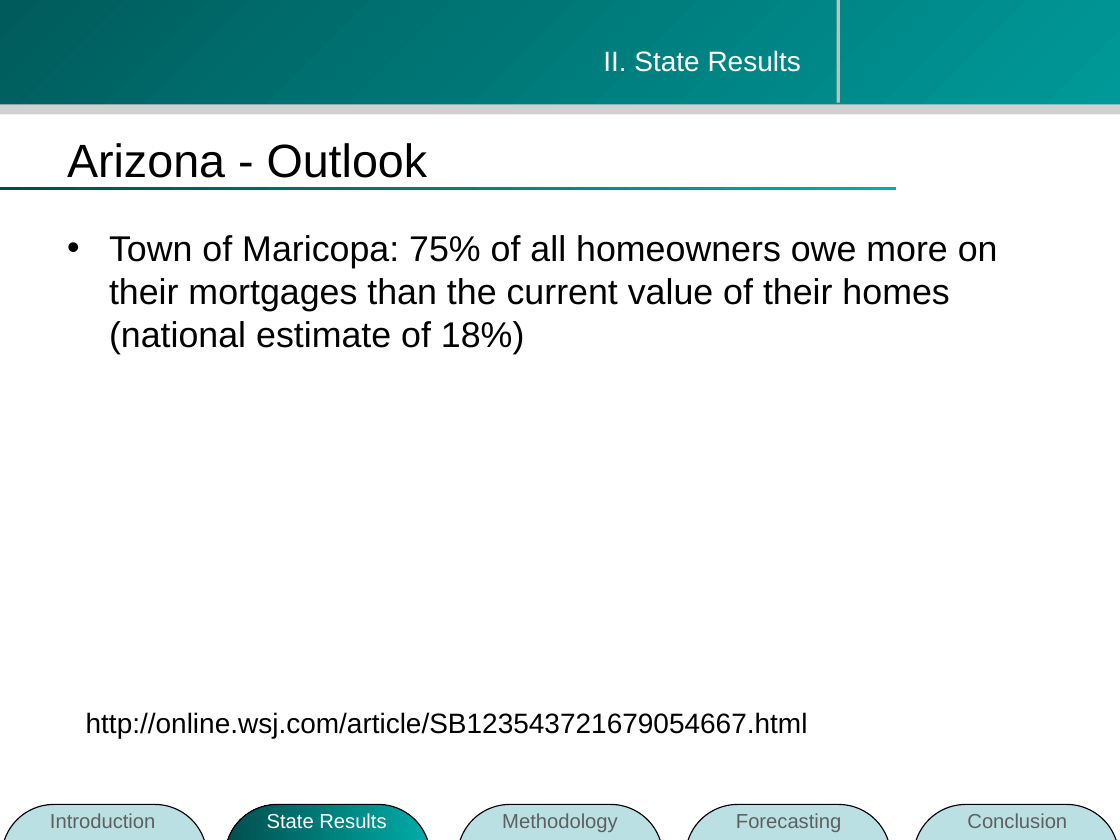
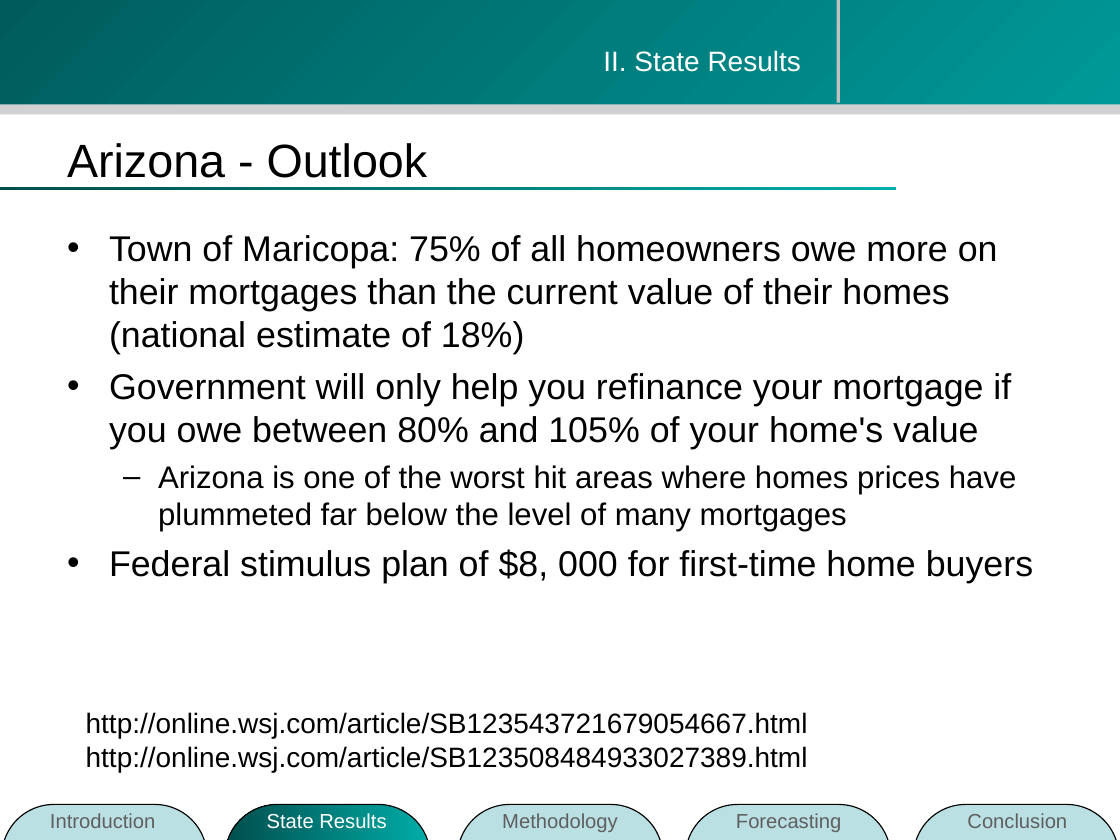
Before and after one commit to zhouzhenghui/svnrepository, a slide deck: slide 11 of SVNRepository/Presentation/M.Eng Final Presentation-take2.ppt. Drawn at 1120x840 pixels with LibreOffice and Linux fonts; fonts in the diff are those of the drawing; background and template pictures are left out. Boxes give left, top, right and bottom in pixels: in the first picture for what was removed or moved away, otherwise in the second. Text is boxed around its words. In the diff, an @@ line names an element or a change of style, - is before the commit and + after.

```diff
--- a/SVNRepository/Presentation/M.Eng Final Presentation-take2.ppt
+++ b/SVNRepository/Presentation/M.Eng Final Presentation-take2.ppt
@@ text at (109, 373, 1033, 583): paragraphs added @@
+• Government will only help you refinance your mortgage if you owe between 80% and 105% of your home's value
+  – Arizona is one of the worst hit areas where homes prices have plummeted far below the level of many mortgages
+• Federal stimulus plan of $8, 000 for first-time home buyers
@@ text at (86, 746, 808, 772): paragraph added @@
+http://online.wsj.com/article/SB123508484933027389.html
```
